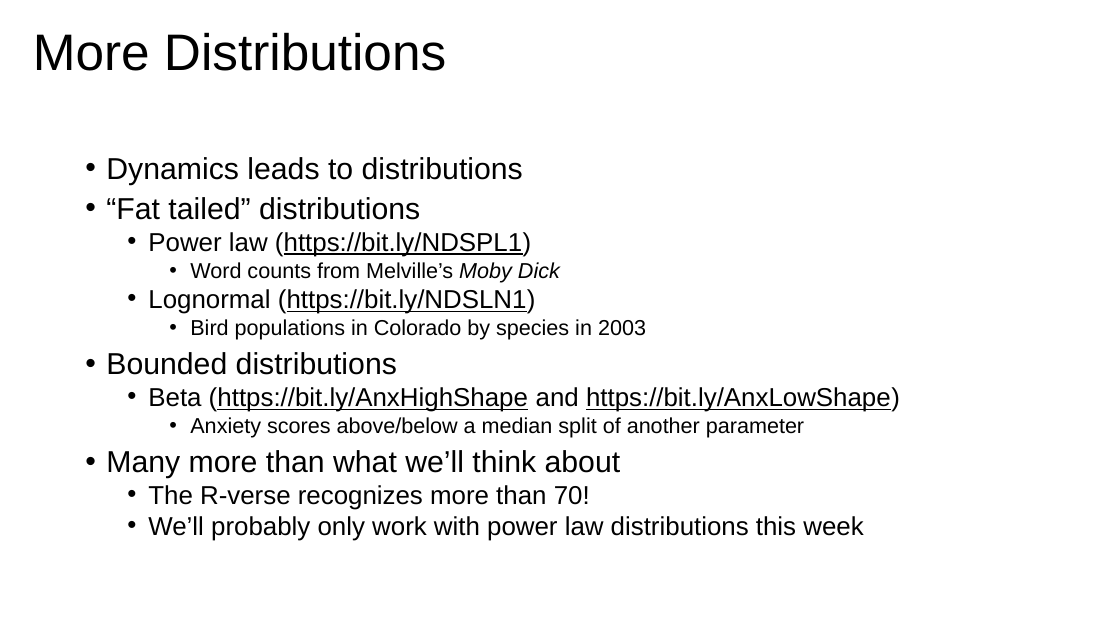
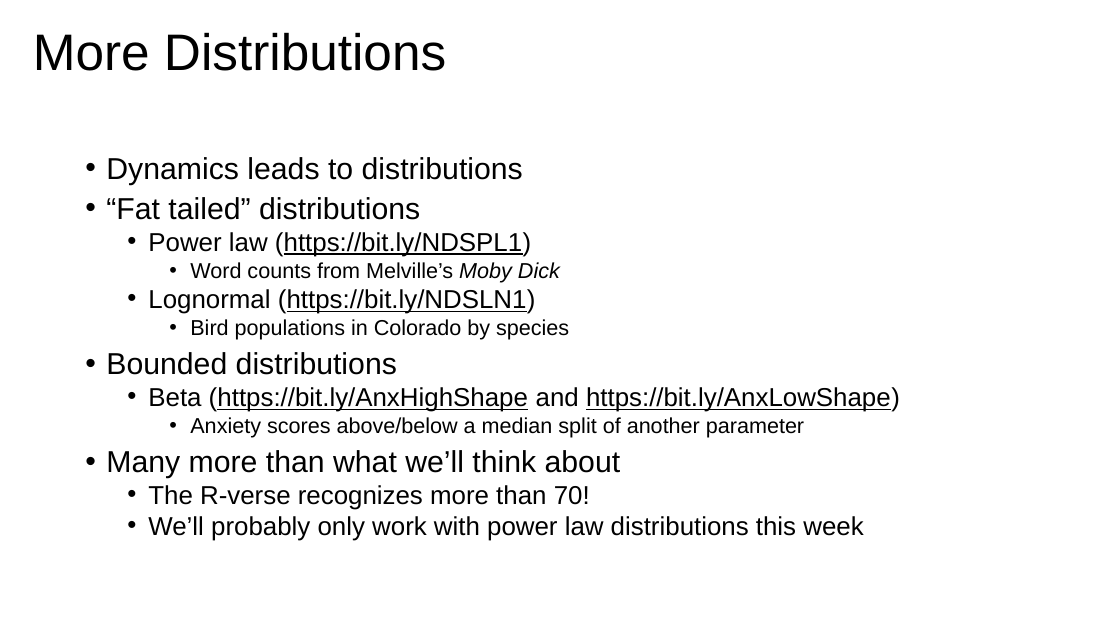
Before and after one commit to barneyricca/NDS_workshop, a slide deck: slide 19 of Slide Decks/Monday Morning.pptx. Drawn at 1120x630 pixels with LibreOffice and Linux fonts; fonts in the diff are those of the drawing; background and template pictures are left out. Boxes give left, top, right and bottom in pixels: in the first picture for what was removed or moved away, otherwise in the second. Text is boxed around its words. In the diff, an @@ line names an element or a change of style, - is before the commit and + after.

```diff
--- a/Slide Decks/Monday Morning.pptx
+++ b/Slide Decks/Monday Morning.pptx
@@ text at [190,319,569,340]: text changed @@
-    • Bird populations in Colorado by species in 2003
+    • Bird populations in Colorado by species
```
Also in this commit, not shown: 13 other slides changed, 1 slide removed, 4 other files.
